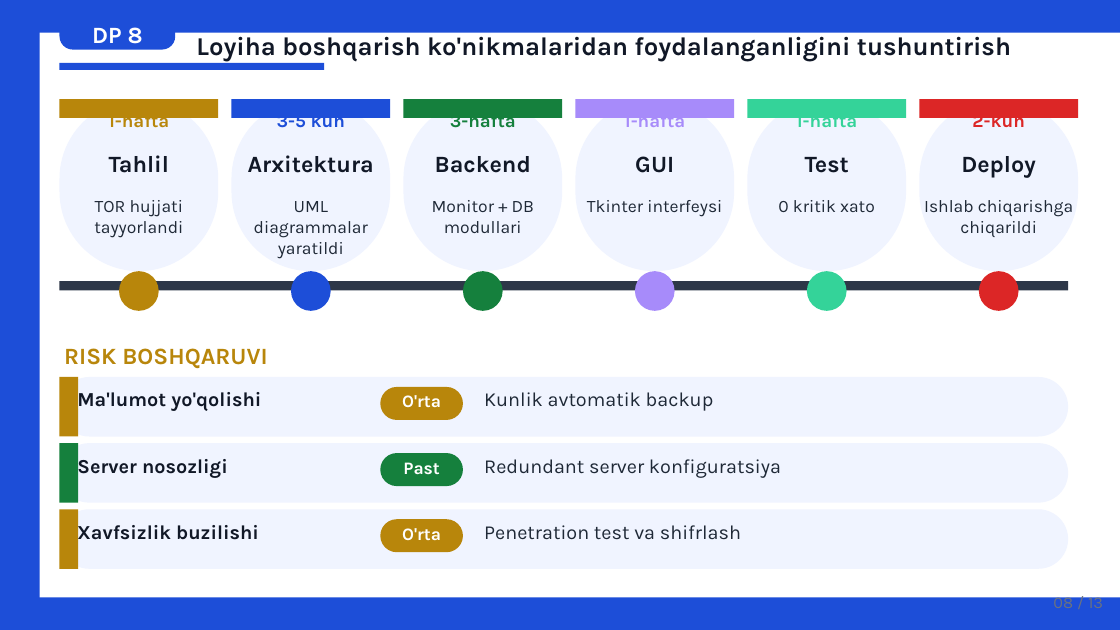
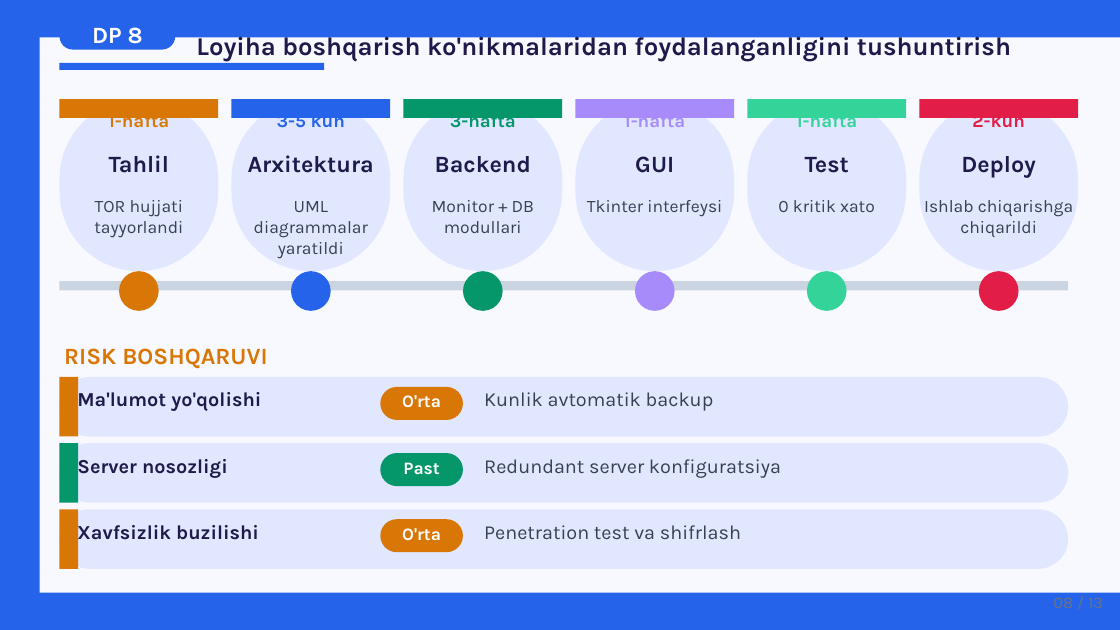
Before and after one commit to safarovman/paket-, a slide deck: slide 8 of loyiha_ishi.pptx. Drawn at 1120x630 pixels with LibreOffice and Linux fonts; fonts in the diff are those of the drawing. Boxes give left, top, right and bottom in pixels: in the first picture for what was removed or moved away, otherwise in the second. Text is boxed around its words. In the diff, an @@ line names an element or a change of style, - is before the commit and + after.

Commit message:
Update: loyiha ishi - pastel/ochiq rang dizayn (ko'k, lavanda, krем tonlar)

```diff
--- a/loyiha_ishi.pptx
+++ b/loyiha_ishi.pptx
@@ background #FFFFFF to #F8F9FF @@
@@ rectangle: place and size @@
-rectangle at [0,0,1120,33]
+rectangle at [0,0,1120,37]
@@ fill #1D4ED8 to #2563EB in 8 elements at [0,0,39,630], [60,17,176,50], [60,63,324,70], [232,99,391,118], [291,271,330,311], [0,0,1120,37], [0,593,1120,630], [0,37,14,592] @@
@@ rectangle: place and size @@
-rectangle at [0,33,12,597]
+rectangle at [0,37,14,592]
@@ text "1-hafta" at [108,111,169,133]: text colour #B8860B to #D97706 @@
@@ text "3-5 kun" at [277,111,345,133]: text colour #1D4ED8 to #2563EB @@
@@ text "3-hafta" at [450,111,516,133]: text colour #15803D to #059669 @@
@@ text "2-kun" at [972,111,1024,133]: text colour #DC2626 to #E11D48 @@
@@ rectangle at [919,99,1078,118]: fill #DC2626 to #E11D48 @@
@@ rectangle at [60,281,1069,291]: fill #2D3748 to #CBD5E1 @@
@@ rounded rectangle at [979,271,1018,311]: fill #DC2626 to #E11D48 @@
@@ text "RISK BOSHQARUVI" at [64,348,267,369]: text colour #B8860B to #D97706 @@
@@ fill #15803D to #059669 in 4 elements at [403,99,562,118], [463,271,502,311], [60,444,78,503], [381,453,463,486] @@
@@ fill #F0F4FF to #E0E7FF in 9 elements at [60,99,218,271], [232,99,391,271], [403,99,562,271], [576,99,734,271], [748,99,907,271], [919,99,1078,271], [60,377,1069,437], [60,444,1069,503], [60,509,1069,569] @@
@@ text colour #111827 to #1E1B4B in 10 elements at [196,32,1011,61], [109,155,169,173], [248,155,374,173], [435,156,531,173], [635,156,674,173], [805,157,849,173], [961,156,1036,177], [77,388,261,412], [77,455,228,479], [77,521,259,545] @@
@@ fill #B8860B to #D97706 in 6 elements at [60,99,218,118], [119,271,159,311], [60,377,78,437], [381,387,463,420], [60,509,78,569], [381,519,463,552] @@
@@ text colour #1F2937 to #374151 in 9 elements at [94,200,184,238], [254,201,368,259], [432,200,534,233], [587,200,722,217], [778,200,875,212], [924,200,1073,237], [484,392,714,411], [484,459,781,478], [484,525,741,539] @@
@@ rectangle: place and size @@
-rectangle at [0,597,1120,630]
+rectangle at [0,593,1120,630]
```
Also in this commit, not shown: 12 other slides changed.
